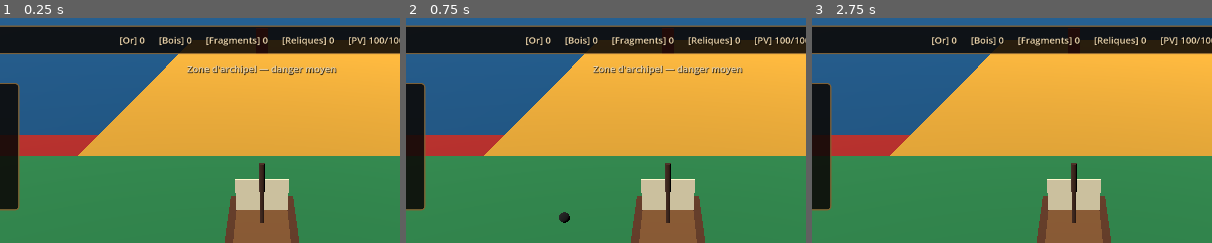
Above: before the commit, frames 1-3 (left to right).
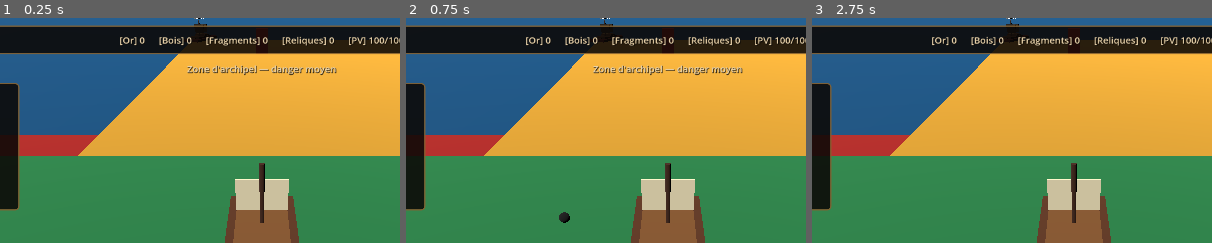
Above: after the commit, the same moments.

Repository: blou132/jeux-pirate
Game: Godot game, scene res://scenes/world/World.tscn
The game is run twice, just before and just after one commit, with the same random seed, the same clock (stepped at 60 frames per second) and the same inputs.
Inputs (mouse positions are % of the whole screen's width and height, from its top left):
- Up to frame 1 (0.25 s): no input
- Up to frame 2 (0.75 s): tap Enter at 0.5 s; move the mouse to (72, 45) at 0.52 s; hold D from 0.53 s (still down); tap R at 0.6 s; click (72, 45) at 0.67 s
- Up to frame 3 (2.75 s): release D at 1.25 s; tap Space at 1.25 s; drag from (30, 55) to (45, 70) at 1.27 s; tap Enter at 2 s; move the mouse to (60, 28) at 2.02 s; hold D from 2.03 s (still down); hold Q from 2.03 s (still down)
The pictures show only the part of the screen within x 17-67%, y 0-50%; the shares and areas given below are measured in that part.

The runs differ from the first frame. In frame 1, less than 0.1% of the frame differs, in the area x 48-52%, y 0-11%; in frame 2, less than 0.1%; in frame 3, less than 0.1%.

Commit message:
balance: tune port safe zone behavior

Diff:
--- a/scripts/boats/EnemyShipAI.gd
+++ b/scripts/boats/EnemyShipAI.gd
@@ -17,11 +17,11 @@
 @export var broadside_min_maneuver_speed_scale: float = 0.35
 @export var broadside_line_correction_weight: float = 0.7
 @export var broadside_side_lock_duration: float = 1.5
-@export var port_safe_radius: float = 55.0
-@export var port_expulsion_radius: float = 70.0
+@export var port_safe_radius: float = 45.0
+@export var port_expulsion_radius: float = 60.0
 @export var island_safe_radius: float = 24.0
 @export var island_expulsion_radius: float = 42.0
-@export var safe_zone_reengage_cooldown: float = 5.0
+@export var safe_zone_reengage_cooldown: float = 3.0
 @export var safe_zone_escape_speed_scale: float = 1.0
 # Temporary v0.3.5 console helper to verify enemy broadside selection during tests.
 @export var debug_broadside_fire: bool = false
--- a/scripts/boats/PlayerBoat.gd
+++ b/scripts/boats/PlayerBoat.gd
@@ -18,8 +18,8 @@
 @export var fallback_respawn_position: Vector3 = Vector3.ZERO
 @export var respawn_offset_from_port: Vector3 = Vector3(8.0, 0.0, -8.0)
 @export var respawn_invulnerability_duration: float = 3.0
-@export var respawn_safe_radius: float = 55.0
-@export var respawn_enemy_push_distance: float = 70.0
+@export var respawn_safe_radius: float = 45.0
+@export var respawn_enemy_push_distance: float = 60.0
 # Temporary v0.3.7 helper to inspect the real player aim point during tests.
 @export var debug_show_aim_points: bool = false
 
--- a/scripts/world/SpawnManager.gd
+++ b/scripts/world/SpawnManager.gd
@@ -5,7 +5,7 @@
 @export var initial_spawn_count: int = 3
 @export var respawn_delay: float = 6.0
 @export var min_player_spawn_distance: float = 22.0
-@export var port_avoidance_distance: float = 55.0
+@export var port_avoidance_distance: float = 45.0
 
 var _active_enemies: Array[Node] = []
 var _spawn_points: Array[Marker3D] = []
